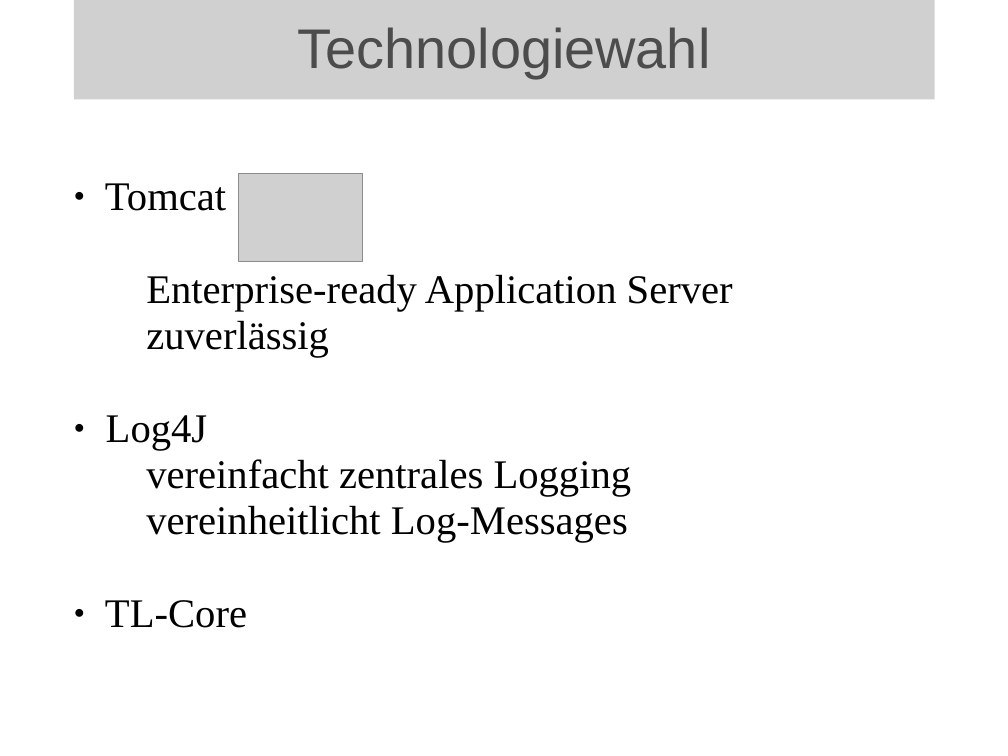
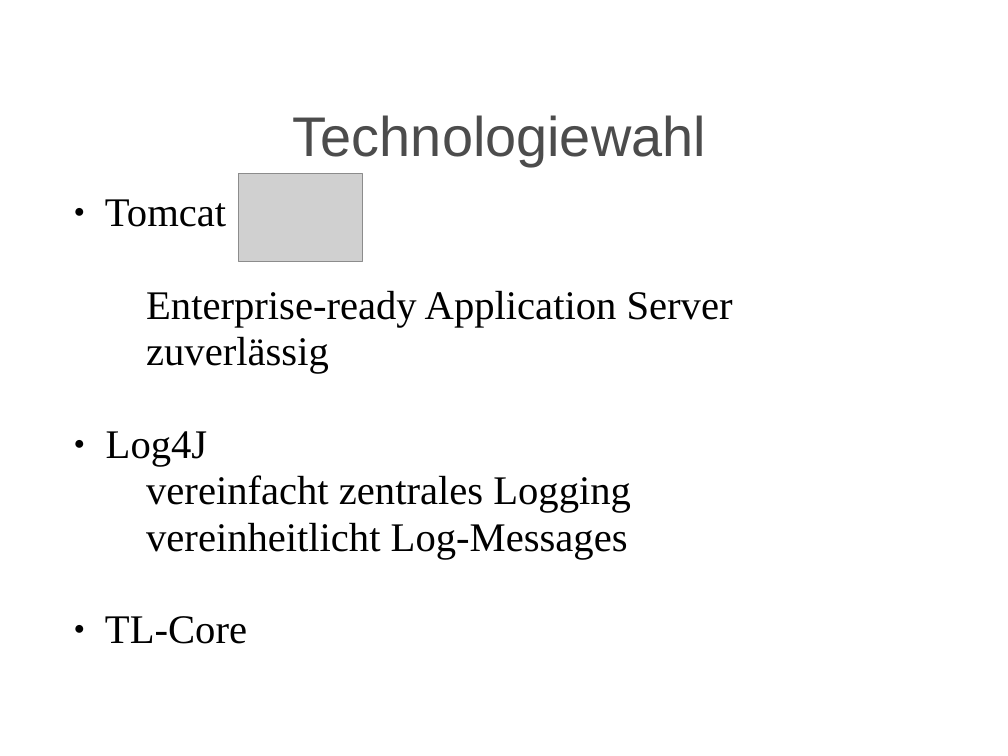
Before and after one commit to BackupTheBerlios/ticketline4032-svn, a slide deck: slide 5 of trunk/Dokumente/Allgemein/Projektmanagement/Statusbericht/mr2_folien.ppt. Drawn at 1008x756 pixels with LibreOffice and Linux fonts; fonts in the diff are those of the drawing; grey boxes stand for pictures; background and template pictures are left out. Boxes give left, top, right and bottom in pixels: in the first picture for what was removed or moved away, otherwise in the second. Text is boxed around its words. In the diff, an @@ line names an element or a change of style, - is before the commit and + after.

```diff
--- a/trunk/Dokumente/Allgemein/Projektmanagement/Statusbericht/mr2_folien.ppt
+++ b/trunk/Dokumente/Allgemein/Projektmanagement/Statusbericht/mr2_folien.ppt
@@ picture removed at [74,0,935,100] @@
-Technologiewahl
@@ title added at [293,115,706,166], 44 pt, text #4C4C4C @@
+Technologiewahl
@@ subtitle "Tomcat Enterprise-ready Application Server zuverlässig": place and size @@
-subtitle "Tomcat Enterprise-ready Application Server zuverlässig" at [105,183,733,628]
+subtitle "Tomcat Enterprise-ready Application Server zuverlässig" at [105,199,733,644]
```
Also in this commit, not shown: 11 other slides changed.
